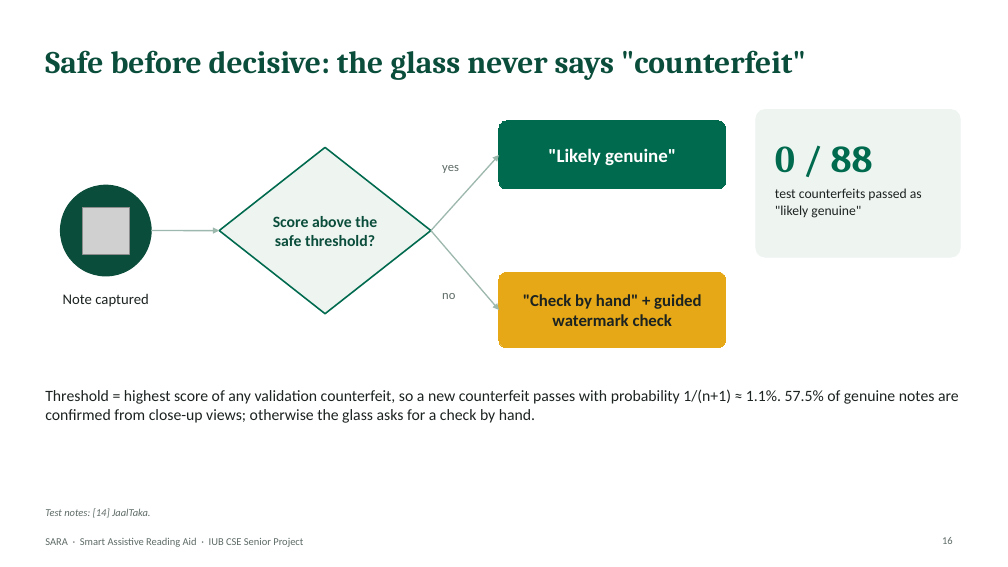
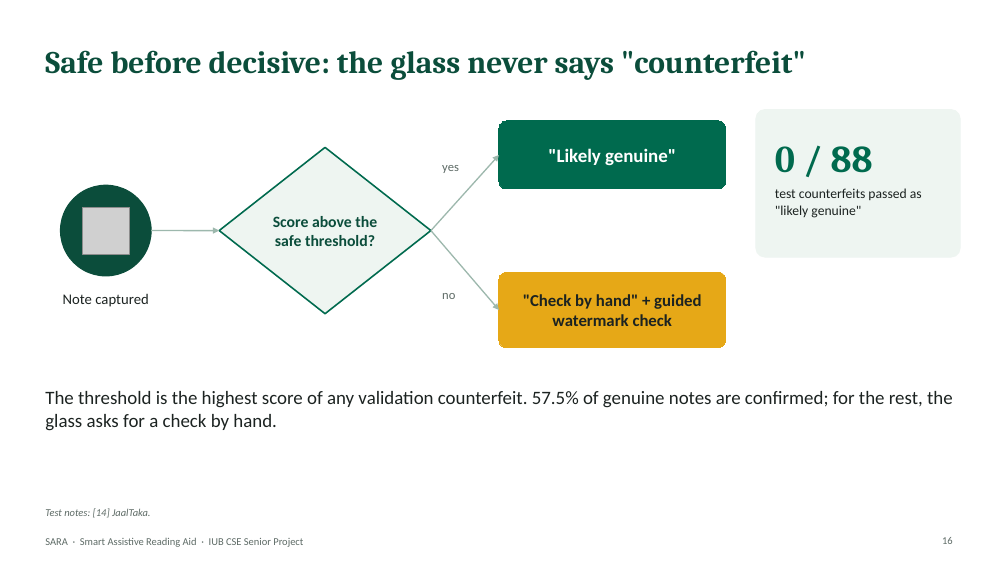
Before and after one commit to aflam330/Senior_project_wearable_glass_for_blind_people_using_ocr_and_ylo, a slide deck: slide 16 of Thesis Report and paper/thesis report/slides/SARA_Presentation.pptx. Drawn at 1008x567 pixels with LibreOffice and Linux fonts; fonts in the diff are those of the drawing; grey boxes stand for pictures. Boxes give left, top, right and bottom in pixels: in the first picture for what was removed or moved away, otherwise in the second. Text is boxed around its words. In the diff, an @@ line names an element or a change of style, - is before the commit and + after.

```diff
--- a/Thesis Report and paper/thesis report/slides/SARA_Presentation.pptx
+++ b/Thesis Report and paper/thesis report/slides/SARA_Presentation.pptx
@@ text at [45, 391, 953, 431]: text changed; size 15 to 18 pt @@
-Threshold = highest score of any validation counterfeit, so a new counterfeit passes with probability 1/(n+1) ≈ 1.1%. 57.5% of genuine notes are confirmed from close-up views; otherwise the glass asks for a check by hand.
+The threshold is the highest score of any validation counterfeit. 57.5% of genuine notes are confirmed; for the rest, the glass asks for a check by hand.
```
Also in this commit, not shown: 15 other slides changed, 5 slides added, 4 slides removed, 17 other files.
